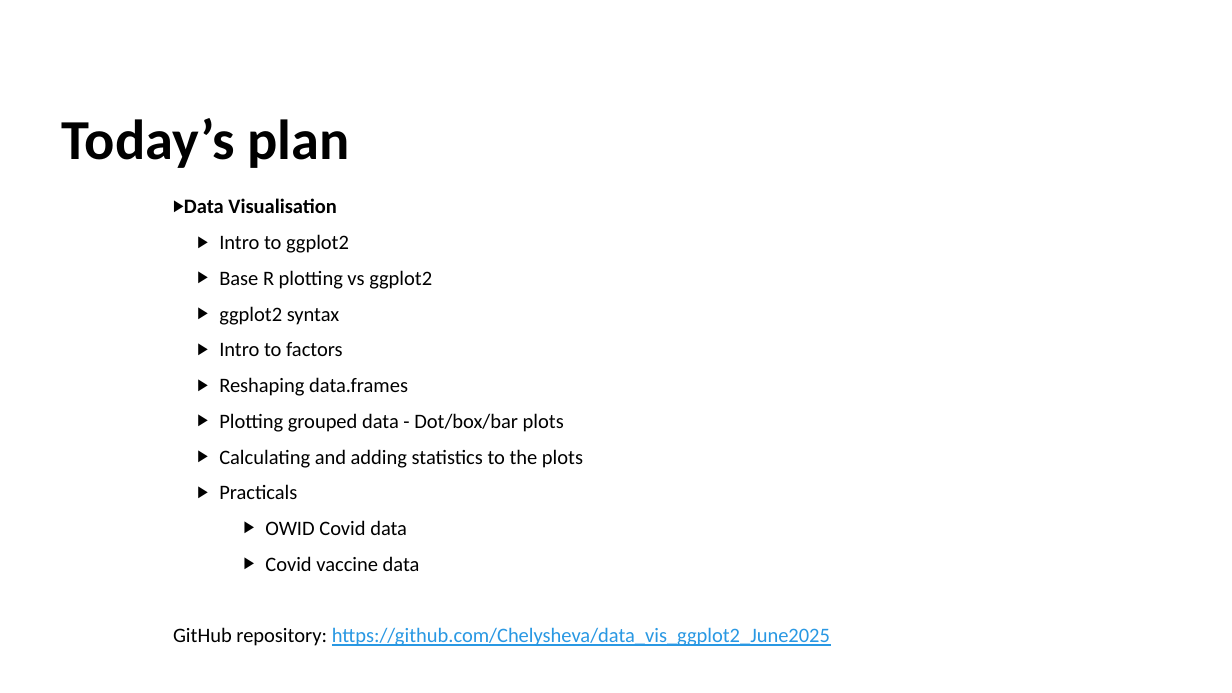
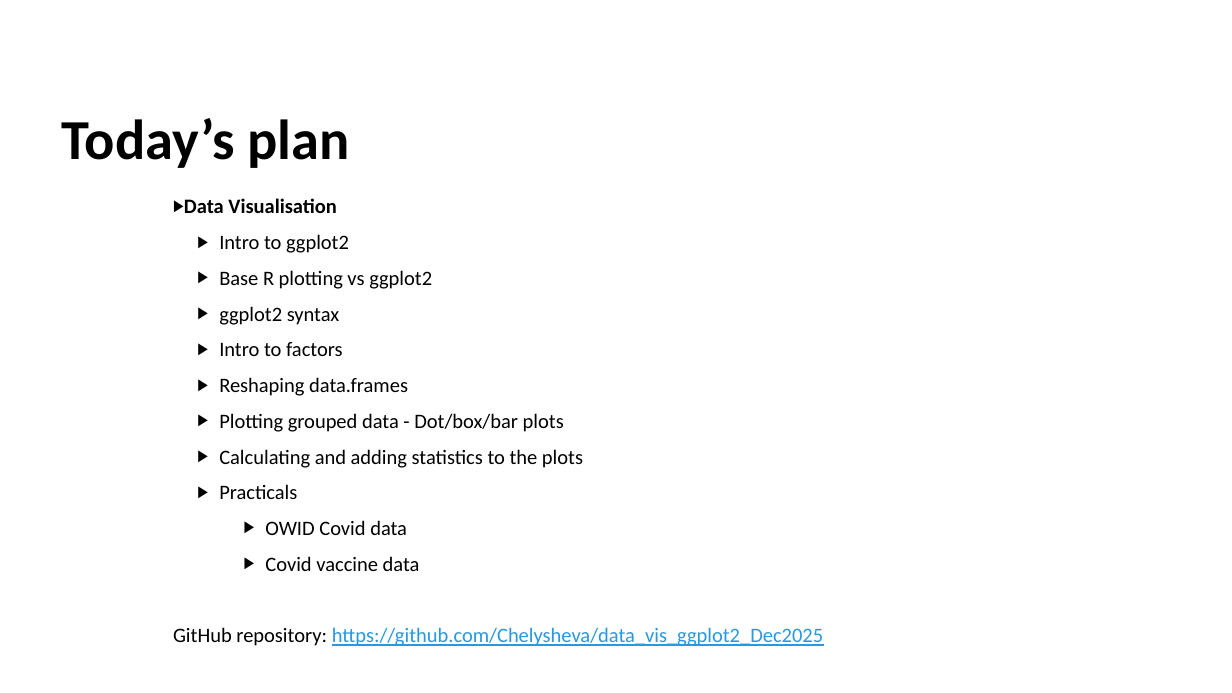
Before and after one commit to Chelysheva/data_vis_ggplot2_Dec2025, a slide deck: slide 2 of Data_vis_ggplot2.pptx. Drawn at 1232x693 pixels with LibreOffice and Linux fonts; fonts in the diff are those of the drawing. Boxes give left, top, right and bottom in pixels: in the first picture for what was removed or moved away, otherwise in the second. Text is boxed around its words. In the diff, an @@ line names an element or a change of style, - is before the commit and + after.

```diff
--- a/Data_vis_ggplot2.pptx
+++ b/Data_vis_ggplot2.pptx
@@ text at <box>173,627,823,646</box>: text changed @@
-GitHub repository: https://github.com/Chelysheva/data_vis_ggplot2_June2025
+GitHub repository: https://github.com/Chelysheva/data_vis_ggplot2_Dec2025
```
Also in this commit, not shown: 2 other slides changed.
